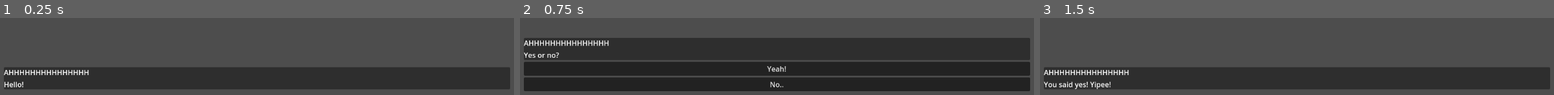
Above: before the commit, frames 1-3 (left to right).
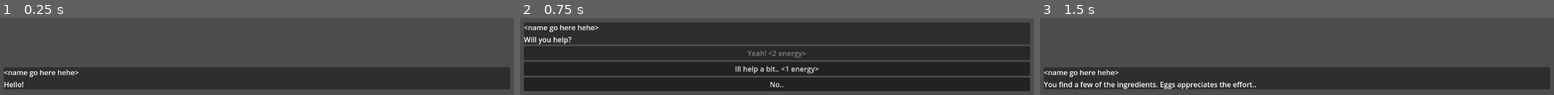
Above: after the commit, the same moments.

Repository: Pomalec/Wild-and-proud-jam
Game: Godot game, scene res://DialogueSystem/testroom.tscn
Two runs of this game, one before a commit and one after it. Both use one fixed random seed, a clock stepped at 60 frames per second and the inputs below. This scene is started directly instead of the project's main scene.
Inputs (mouse positions are in pixels of both pictures, inside the frame that each line leads up to):
- Up to frame 1 (0.25 s): no input
- Up to frame 2 (0.75 s): tap Enter (ui_accept) at 0.5 s
- Up to frame 3 (1.5 s): tap Enter (ui_accept) at 0.77 s; click (1297, 68) at 1.25 s, where only the run before the commit has a clickable "Yeah!"

The runs differ from the first frame. In frame 1, 0.8% of the frame differs, in the area x 0-18%, y 67-77%; in frame 2, 23%, in the area x 0-100%, y 5-73%; in frame 3, 2.4%.

Commit message:
Energy + Player Variablees
Energy is now in an autoload (PlayerVariables). All checks and quest progress should be stored here too for simplicity!

Dialogue can now also check this energy level and subtract from it if chosen.

Diff:
--- /dev/null
+++ b/Autoload/PlayerVariables.gd
@@ -0,0 +1,8 @@
+extends Node
+
+#players current energy. resets to 3 every day, actions take 1-2 energy.
+var energy : int = 3 : set = energy_changed
+
+func energy_changed(value):
+	energy = value
+	print('Player now has %d energy remaining for the day.', value)
--- a/DialogueSystem/Choice/DialogueChoice.gd
+++ b/DialogueSystem/Choice/DialogueChoice.gd
@@ -4,18 +4,25 @@
 # A choice for a DialogueQuestion. Must be a child of the question
 
 #What this option says ('Yes', 'No', etc.)
-@export var option_content : String
+@export_multiline var option_content : String
+
+#Energy required for this option
+@export var energy_requirement : int = 0
 
 #if the player chooses this option, continue to this.
 @export var next_dialogue: Dialogue
 
 #overwrite this if a condition must be met for this dialogue to be an option (energy limit etc.)
 func is_enabled():
-	return true
+	return PlayerVariables.energy >= energy_requirement
 
 #player selected this choice
 func choice_taken():
 	if next_dialogue == null:
 		push_error('Next dialogue not defined')
 		return
+
+	#remove the energy
+	PlayerVariables.energy -= energy_requirement
+
 	next_dialogue.activate()
--- a/DialogueSystem/UI/DialogueUI.tscn
+++ b/DialogueSystem/UI/DialogueUI.tscn
@@ -33,7 +33,7 @@
 
 [node name="CharacterName" type="Label" parent="VBoxContainer/MainBox/VBoxContainer"]
 layout_mode = 2
-text = "AHHHHHHHHHHHHHHH"
+text = "<name go here hehe>"
 
 [node name="TextArea" type="Label" parent="VBoxContainer/MainBox/VBoxContainer"]
 layout_mode = 2
--- a/DialogueSystem/testroom.gd
+++ b/DialogueSystem/testroom.gd
@@ -1,5 +1,8 @@
 extends Node2D
 
+@export var test_energy : int = 1
+
 func _ready():
+	PlayerVariables.energy = test_energy
 	$CanvasLayer/DialogueUI.current_dialogue = $Hello
 	$CanvasLayer/DialogueUI.update()
--- a/DialogueSystem/testroom.tscn
+++ b/DialogueSystem/testroom.tscn
@@ -12,29 +12,40 @@
 [node name="Hello" type="Node" parent="." node_paths=PackedStringArray("next_dialogue")]
 script = ExtResource("2_delhp")
 text_content = "Hello!"
-next_dialogue = NodePath("../Yes or no?")
+next_dialogue = NodePath("../Help?")
 
-[node name="Yes or no?" type="Node" parent="."]
+[node name="Help?" type="Node" parent="."]
 script = ExtResource("3_61xej")
-text_content = "Yes or no?"
+text_content = "Will you help?"
 
-[node name="Yes" type="Node" parent="Yes or no?" node_paths=PackedStringArray("next_dialogue")]
+[node name="FullEffort" type="Node" parent="Help?" node_paths=PackedStringArray("next_dialogue")]
 script = ExtResource("4_v1025")
-option_content = "Yeah!"
-next_dialogue = NodePath("YesSelected")
+option_content = "Yeah! <2 energy>"
+energy_requirement = 2
+next_dialogue = NodePath("FullEffortConfirm")
 
-[node name="YesSelected" type="Node" parent="Yes or no?/Yes"]
+[node name="FullEffortConfirm" type="Node" parent="Help?/FullEffort"]
 script = ExtResource("2_delhp")
-text_content = "You said yes! Yipee!"
+text_content = "You spend most of the day collecting ingredients. Eggs is extremely thankful!"
 
-[node name="No" type="Node" parent="Yes or no?" node_paths=PackedStringArray("next_dialogue")]
+[node name="HalfEffort" type="Node" parent="Help?" node_paths=PackedStringArray("next_dialogue")]
+script = ExtResource("4_v1025")
+option_content = "Ill help a bit.. <1 energy>"
+energy_requirement = 1
+next_dialogue = NodePath("HalfEffortConfirm")
+
+[node name="HalfEffortConfirm" type="Node" parent="Help?/HalfEffort"]
+script = ExtResource("2_delhp")
+text_content = "You find a few of the ingredients. Eggs appreciates the effort.."
+
+[node name="No" type="Node" parent="Help?" node_paths=PackedStringArray("next_dialogue")]
 script = ExtResource("4_v1025")
 option_content = "No.."
-next_dialogue = NodePath("NoSelected")
+next_dialogue = NodePath("NoEfforConfirm")
 
-[node name="NoSelected" type="Node" parent="Yes or no?/No"]
+[node name="NoEfforConfirm" type="Node" parent="Help?/No"]
 script = ExtResource("2_delhp")
-text_content = "You said no! womp womp"
+text_content = "Oh.. ok..."
 
 [node name="CanvasLayer" type="CanvasLayer" parent="."]
 
--- a/project.godot
+++ b/project.godot
@@ -15,6 +15,10 @@
 config/features=PackedStringArray("4.2", "Forward Plus")
 config/icon="res://icon.svg"
 
+[autoload]
+
+PlayerVariables="*res://Autoload/PlayerVariables.gd"
+
 [dotnet]
 
 project/assembly_name="Wild and proud jam"
